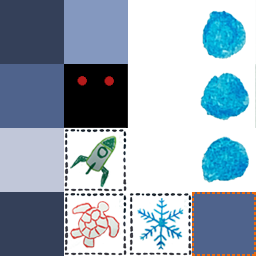
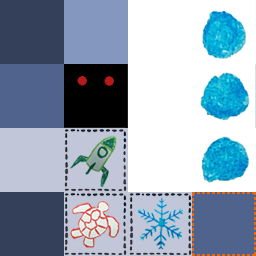
Comparing the layer stacks of the two (256, 256) images. Changes:
added layer "BG" above "Calque 1" over [64, 128, 192, 256]
